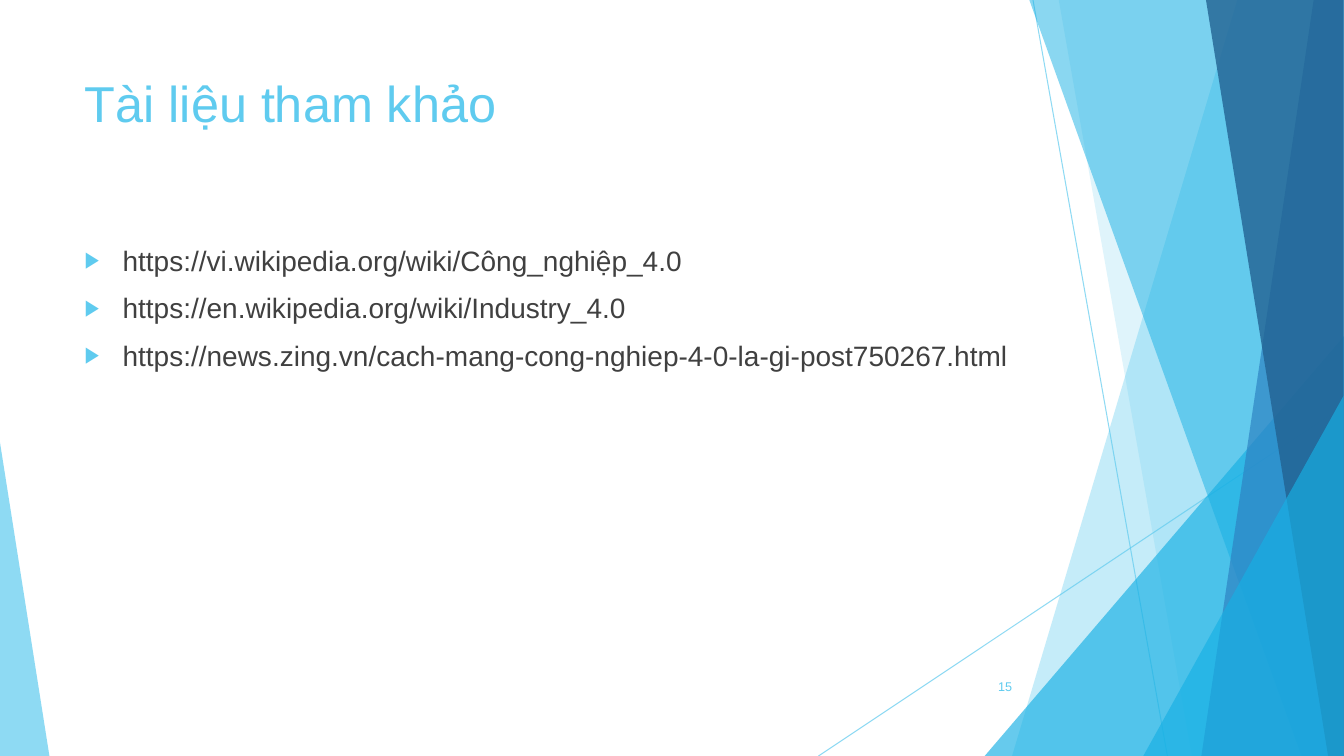
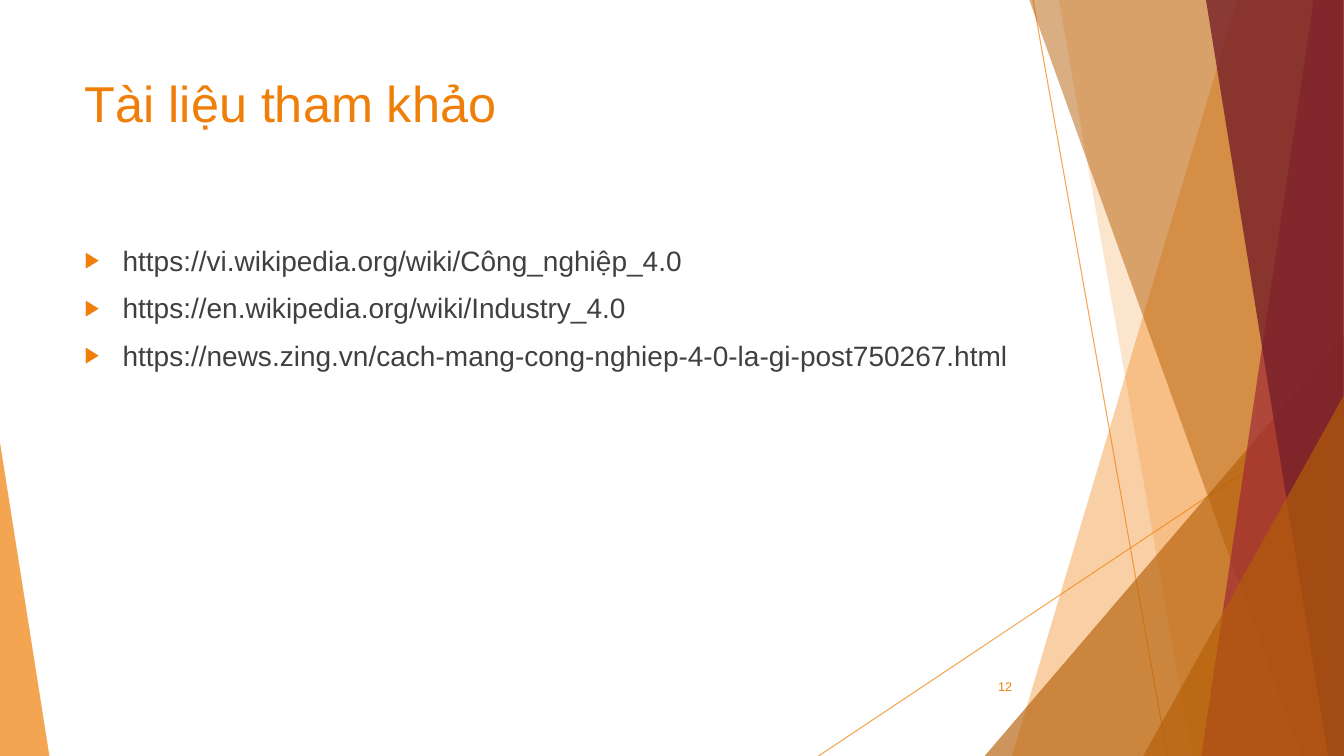
Before and after one commit to knst18ck2/KNST, a slide deck: slide 12 of Báo cáo.pptx (slide 15 before the commit). Drawn at 1344x756 pixels with LibreOffice and Linux fonts; fonts in the diff are those of the drawing. Boxes give left, top, right and bottom in pixels: in the first picture for what was removed or moved away, otherwise in the second. Text is boxed around its words. In the diff, an @@ line names an element or a change of style, - is before the commit and + after.

Commit message:
fix màu, font, rút gọn vài mục

```diff
--- a/Báo cáo.pptx
+++ b/Báo cáo.pptx
@@ freeform shape at (x1=1012, y1=0, x2=1344, y2=756): fill #5FCBEF at 36% opacity to #F07F09 at 36% opacity @@
@@ freeform shape at (x1=1029, y1=0, x2=1344, y2=756): fill #17B0E4 at 50% opacity to #B45F07 at 50% opacity @@
@@ line (1033, 0) - (1168, 756): stroke #5FCBEF 0.75 pt to #F07F09 0.75 pt @@
@@ freeform shape at (x1=1059, y1=0, x2=1344, y2=756): fill #5FCBEF at 20% opacity to #F07F09 at 20% opacity @@
@@ freeform shape at (x1=1202, y1=0, x2=1344, y2=756): fill #2E83C3 at 70% opacity to #9F2936 at 70% opacity @@
@@ freeform shape at (x1=1206, y1=0, x2=1344, y2=756): fill #226292 at 80% opacity to #771F28 at 80% opacity @@
@@ title "Tài liệu tham khảo" at (x1=85, y1=84, x2=496, y2=130): text colour #5FCBEF to #F07F09 @@
@@ text "https://vi.wikipedia.org/wiki/Công_nghiệp_4.0" at (x1=123, y1=250, x2=1008, y2=371): bullet colour #5FCBEF to #F07F09 @@
@@ triangle at (x1=985, y1=336, x2=1344, y2=756): fill #17B0E4 at 66% opacity to #B45F07 at 66% opacity @@
@@ line (1344, 406) - (819, 756): stroke #5FCBEF 0.75 pt to #F07F09 0.75 pt @@
@@ triangle at (x1=1143, y1=396, x2=1344, y2=756): fill #17B0E4 at 66% opacity to #B45F07 at 66% opacity @@
@@ triangle at (x1=0, y1=443, x2=49, y2=756): fill #5FCBEF at 70% opacity to #F07F09 at 70% opacity @@
@@ page number at (x1=998, y1=682, x2=1012, y2=691): text changed; text colour #5FCBEF to #F07F09 @@
-15
+12
```
Also in this commit, not shown: 11 other slides changed, 3 slides removed.
